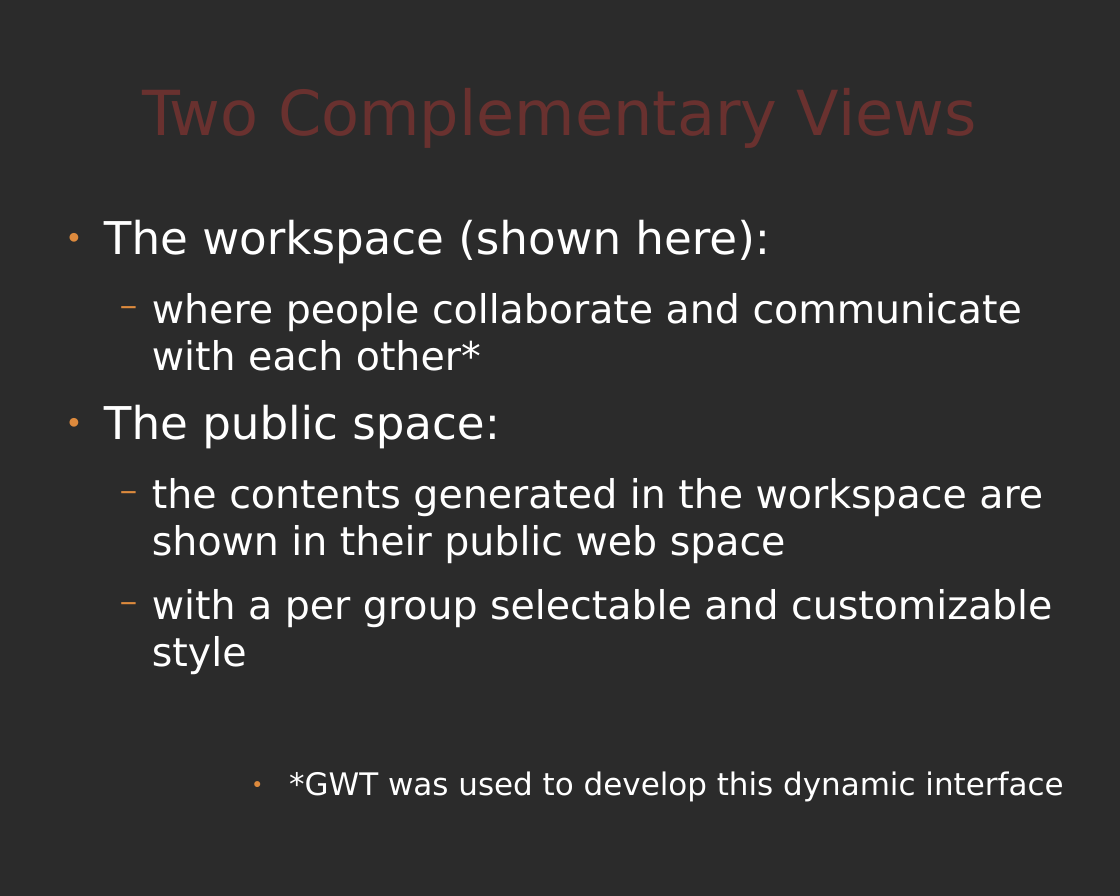
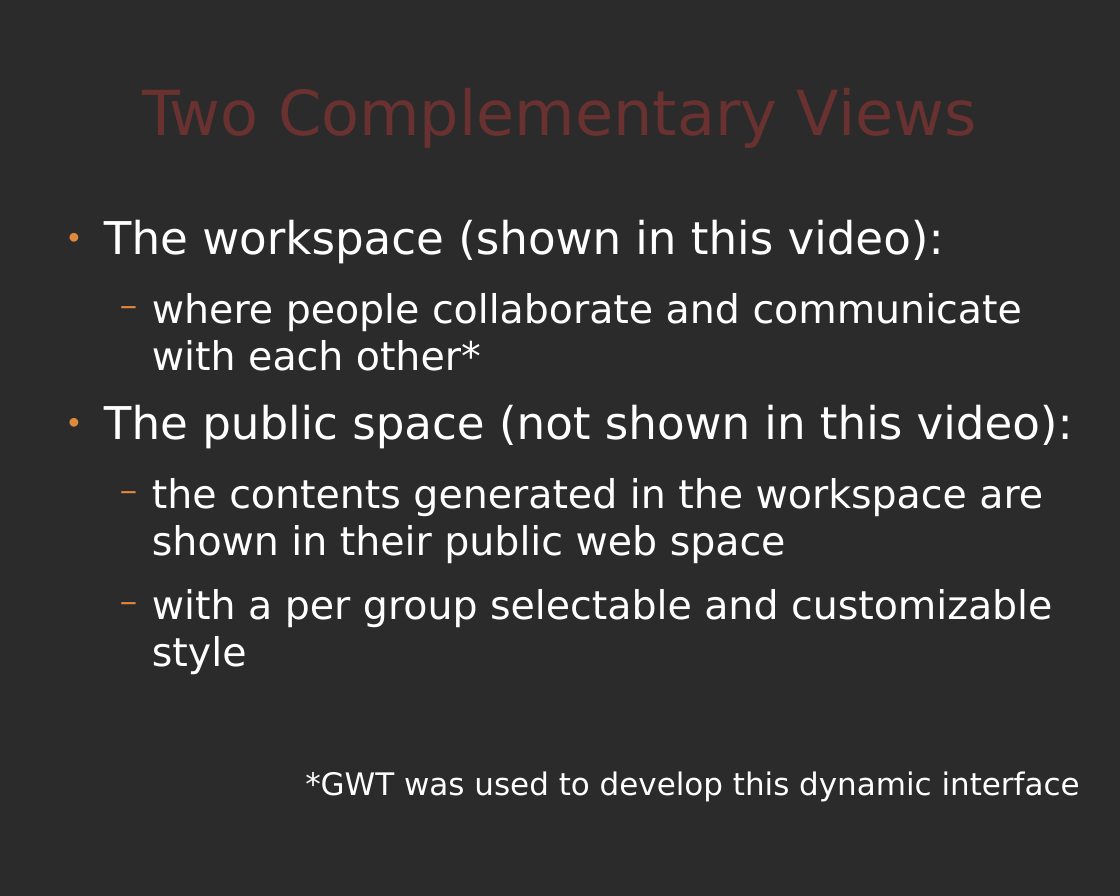
Before and after one commit to comunes/kune, a slide deck: slide 13 of doc/kune-ene-09.odp (slide 12 before the commit). Drawn at 1120x896 pixels with LibreOffice and Linux fonts; fonts in the diff are those of the drawing; background and template pictures are left out; a plain dark background stands for a picture behind light text. Boxes give left, top, right and bottom in pixels: in the first picture for what was removed or moved away, otherwise in the second. Text is boxed around its words. In the diff, an @@ line names an element or a change of style, - is before the commit and + after.

Commit message:
Ultimate video

```diff
--- a/doc/kune-ene-09.odp
+++ b/doc/kune-ene-09.odp
@@ text at box(104, 219, 944, 264): text changed @@
-● The workspace (shown here):
+● The workspace (shown in this video):
@@ text at box(104, 404, 1073, 449): text changed @@
-● The public space:
+● The public space (not shown in this video):
@@ text at box(305, 771, 1080, 802): bullet ● to none @@
```
Also in this commit, not shown: 7 other slides changed, 1 slide added, 1 slide removed, 1 other file.
